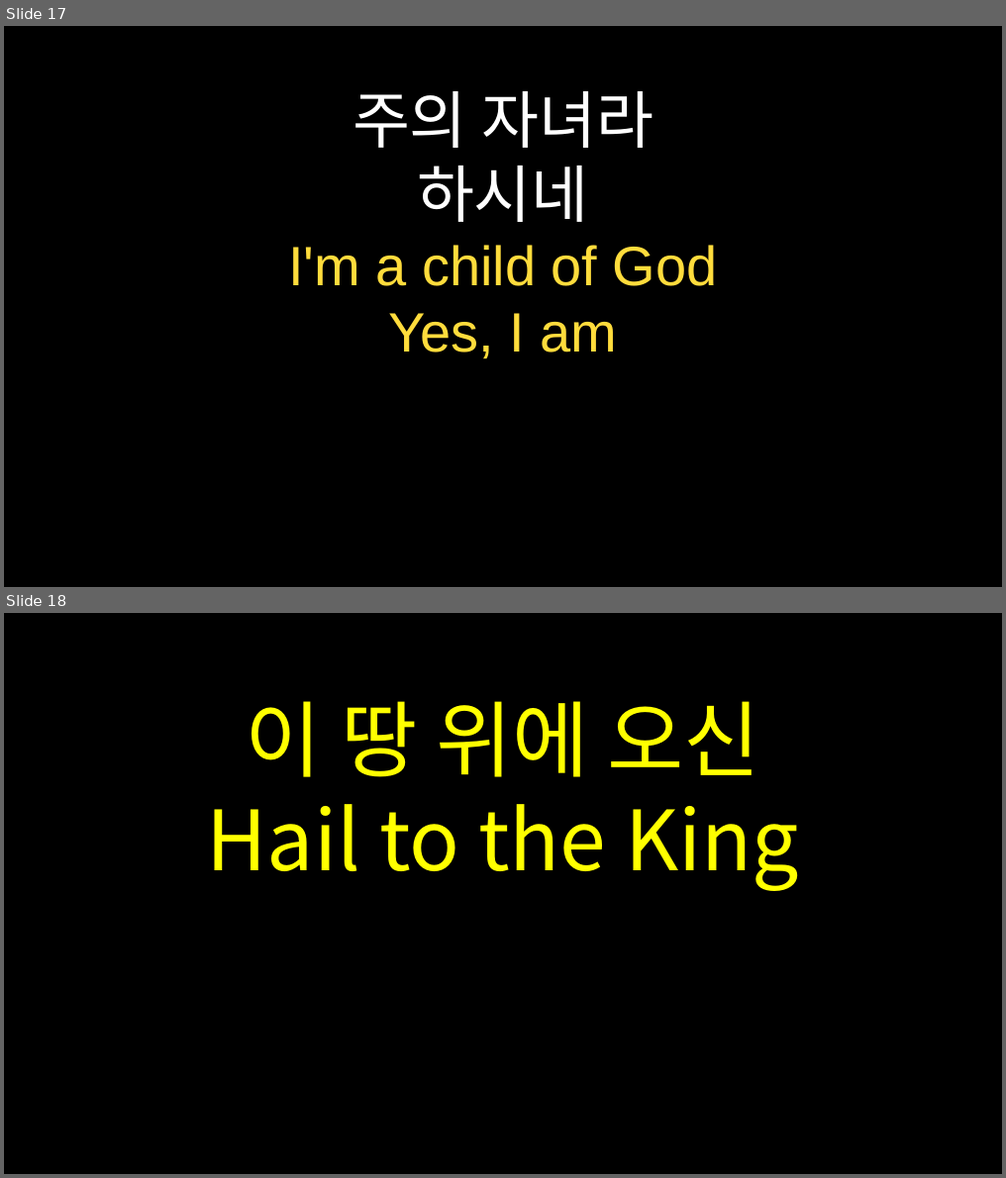
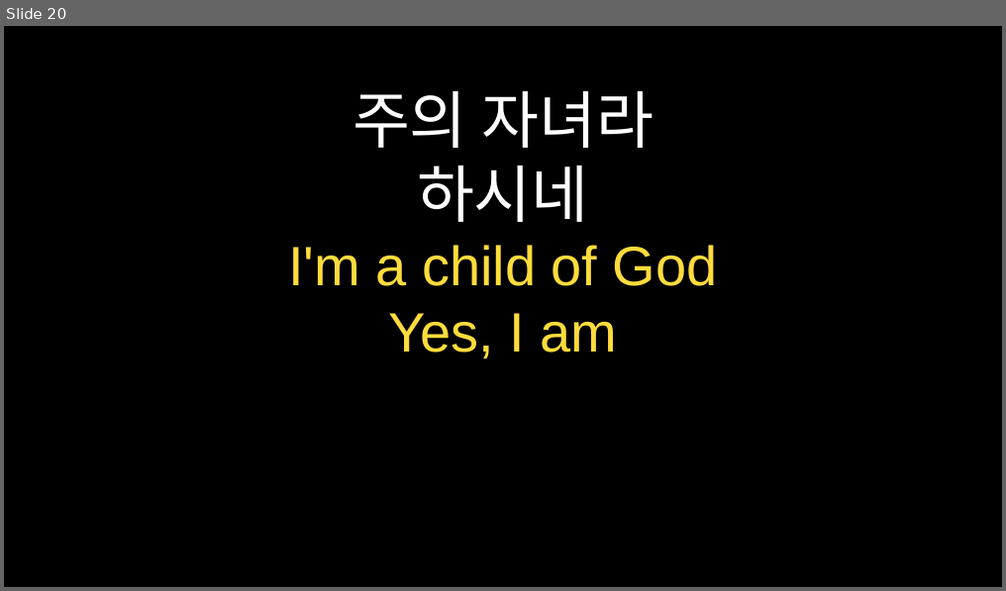
Before and after one commit to goldenbit1999/praisePPT, a slide deck: praisePPT/weekly_praise.pptx. Shown one above the other, each under a label of ours: slides 17 and 18 before the commit, slide 20 after it. The pictures are 1006x1178 and 1006x591 pixels, drawn with LibreOffice and Linux fonts; fonts in the diff are those of the drawing. Boxes give left, top, right and bottom in pixels: in the first picture for what was removed or moved away, otherwise in the second. Text is boxed around its words. In the diff, an @@ line names an element or a change of style, - is before the commit and + after.

```diff
--- a/praisePPT/weekly_praise.pptx
+++ b/praisePPT/weekly_praise.pptx
@@ slide 18 removed at (4,613,1002,1174), background #000000 @@
@@ text removed at (207,701,799,891) @@
-이 땅 위에 오신
-Hail to the King
@@ what was slide 17 is now slide 20 @@
```
Also in this commit, not shown: 14 slides changed, 12 slides added, 9 other slides removed, 10 other files.
